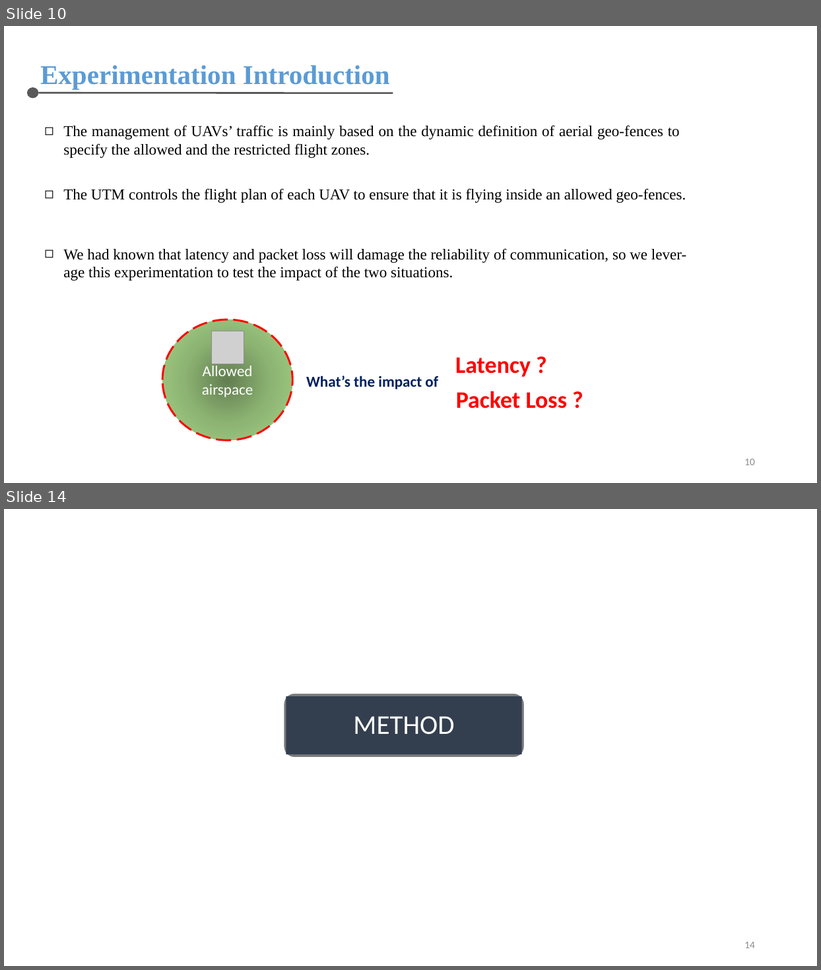
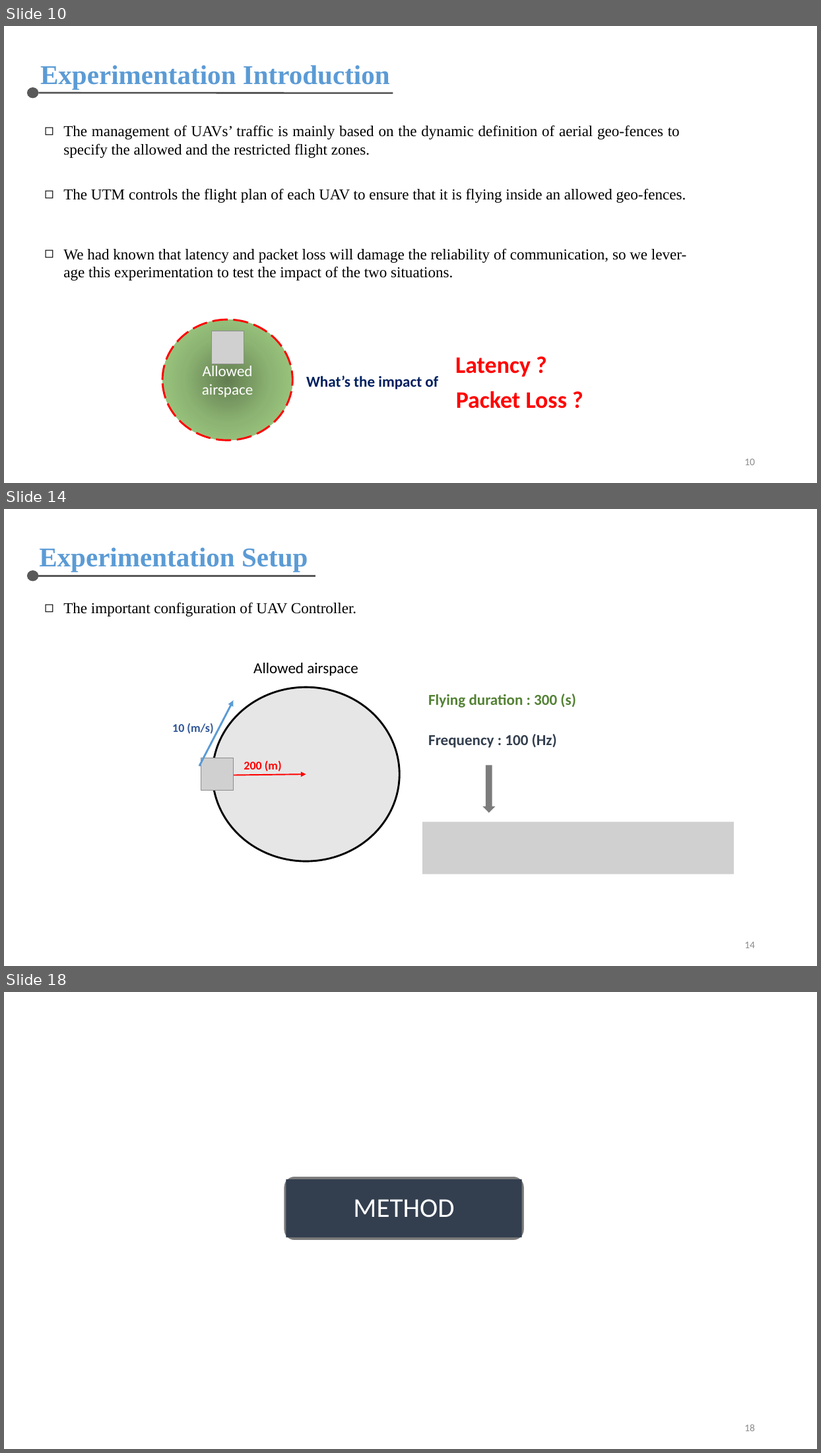
Before and after one commit to chris-nthu/communication, a slide deck: wireless_network/PaperReading/Report.pptx. Shown one above the other, each under a label of ours: slides 10 and 14 before the commit, slides 10, 14 and 18 after it; the slides between them are not shown. The pictures are 821x970 and 821x1453 pixels, drawn with LibreOffice and Linux fonts; fonts in the diff are those of the drawing; grey boxes stand for pictures. Boxes give left, top, right and bottom in pixels: in the first picture for what was removed or moved away, otherwise in the second. Text is boxed around its words. In the diff, an @@ line names an element or a change of style, - is before the commit and + after.

```diff
--- a/wireless_network/PaperReading/Report.pptx
+++ b/wireless_network/PaperReading/Report.pptx
@@ slide 14 added at (4, 509, 817, 966), background #FFFFFF @@
@@ text added at (39, 547, 308, 572), 32 pt, text #5B9BD5, bold @@
+Experimentation Setup
@@ ellipse added at (27, 570, 39, 582), fill #595959 @@
@@ line added from (39, 576) to (316, 576), #595959 2 pt @@
@@ text added at (63, 602, 356, 617), 18 pt, text #000000 @@
+◻ The important configuration of UAV Controller.
@@ text added at (253, 663, 358, 676), 18 pt, text #000000 @@
+Allowed airspace
@@ arrow added from (199, 766) to (234, 700), #5B9BD5 2.25 pt @@
@@ ellipse added at (213, 687, 400, 861), fill #E7E6E6, outline #000000 2.25 pt @@
@@ text added at (428, 694, 576, 708), 18 pt, text #548235, bold @@
+Flying duration : 300 (s)
@@ text added at (172, 723, 213, 734), 14 pt, text #2F5597, bold @@
+10 (m/s)
@@ text added at (428, 734, 557, 748), 18 pt, text #333F50, bold @@
+Frequency : 100 (Hz)
@@ picture added at (201, 758, 234, 791) @@
@@ text added at (244, 761, 282, 772), 14 pt, text #FF0000, bold @@
+200 (m)
@@ down arrow added at (483, 765, 496, 813), fill #7C7C7C @@
@@ double arrow added from (213, 776) to (306, 774), #FF0000 1.5 pt @@
@@ picture added at (422, 822, 734, 875) @@
@@ page number added at (745, 942, 755, 949), 12 pt, text #8C8C8C @@
+14
@@ what was slide 14 is now slide 18 @@
@@ page number at (745, 1424, 755, 1432): text changed @@
-14
+18
```
Also in this commit, not shown: 4 slides changed, 5 other slides added.
